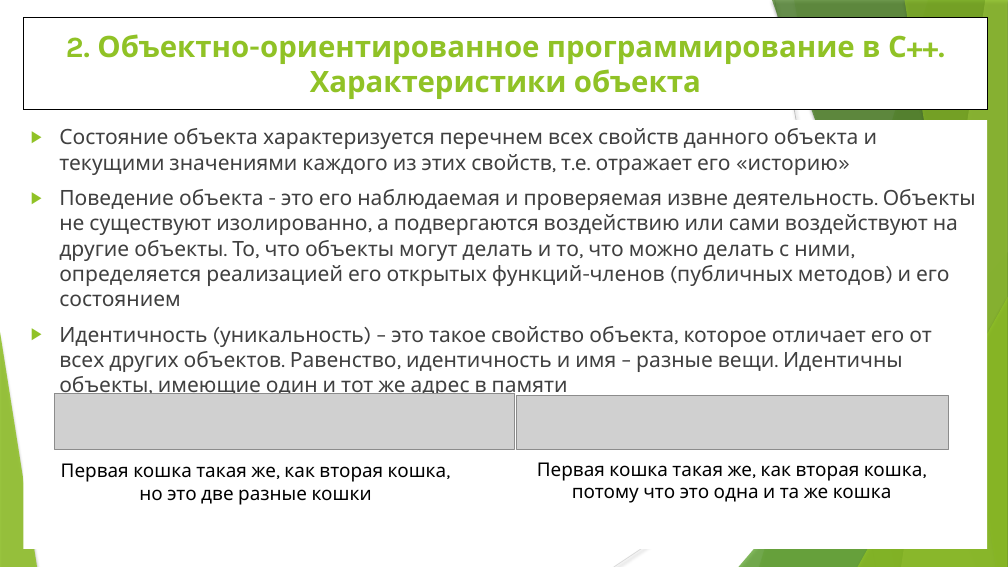
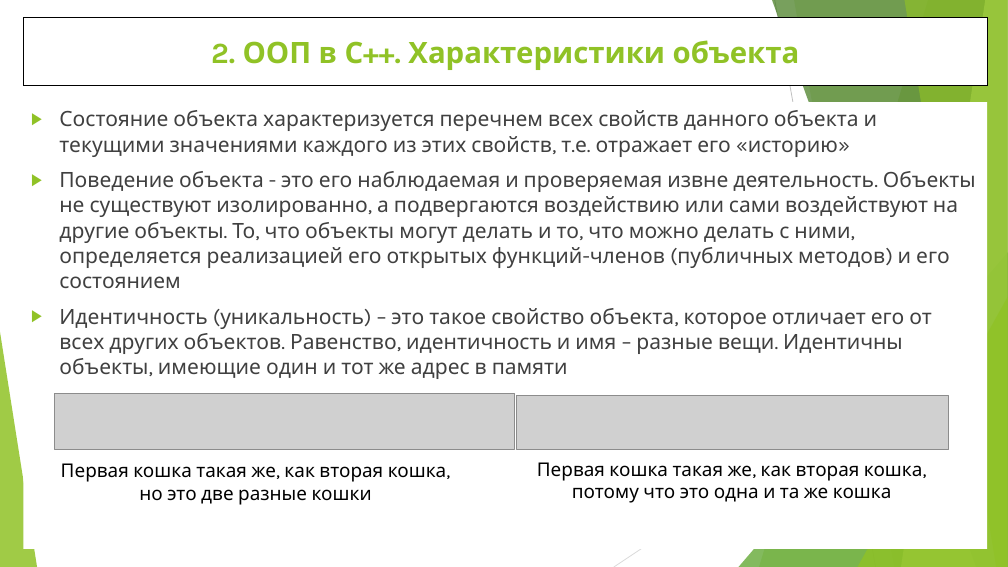
Before and after one commit to WhiteCatStudies/lectures, a slide deck: slide 29 of pt1/lectures/lecture1/lecture1.pptx (slide 24 before the commit). Drawn at 1008x567 pixels with LibreOffice and Linux fonts; fonts in the diff are those of the drawing; grey boxes stand for pictures. Boxes give left, top, right and bottom in pixels: in the first picture for what was removed or moved away, otherwise in the second. Text is boxed around its words. In the diff, an @@ line names an element or a change of style, - is before the commit and + after.

```diff
--- a/pt1/lectures/lecture1/lecture1.pptx
+++ b/pt1/lectures/lecture1/lecture1.pptx
@@ title "2. ООП в С++. Характеристики ...": place and size @@
-title "2. ООП в С++. Характеристики ..." at (23, 17, 988, 110)
+title "2. ООП в С++. Характеристики ..." at (23, 17, 988, 85)
@@ title "2. ООП в С++. Характеристики ..." at (23, 17, 988, 85): rectangle to title @@
@@ line (775, 0) - (876, 567): stroke #BFBFBF 0.74 pt to #BFBFBF 0.75 pt @@
@@ freeform shape at (794, 0, 1008, 567): shadow off; outline redrawn @@
@@ title at (211, 40, 800, 70): text changed @@
-2. Объектно-ориентированное программирование в С++. Характеристики объекта
+2. ООП в С++. Характеристики объекта
@@ text "Состояние объекта характеризуется перечнем всех ...": place and size @@
-text "Состояние объекта характеризуется перечнем всех ..." at (23, 120, 988, 549)
+text "Состояние объекта характеризуется перечнем всех ..." at (23, 102, 988, 549)
@@ text "Состояние объекта характеризуется перечнем всех ..." at (23, 102, 988, 549): indent changed; rectangle to text @@
@@ line (1008, 305) - (614, 567): stroke #D9D9D9 0.74 pt to #D9D9D9 0.75 pt @@
@@ shadow off in 7 elements at (759, 0, 1008, 567), (739, 252, 1008, 567), (772, 0, 1008, 567), (901, 0, 1008, 567), (904, 0, 1008, 567), (858, 297, 1008, 567), (0, 332, 37, 567) @@
```
Also in this commit, not shown: 29 other slides changed, 1 slide added.
